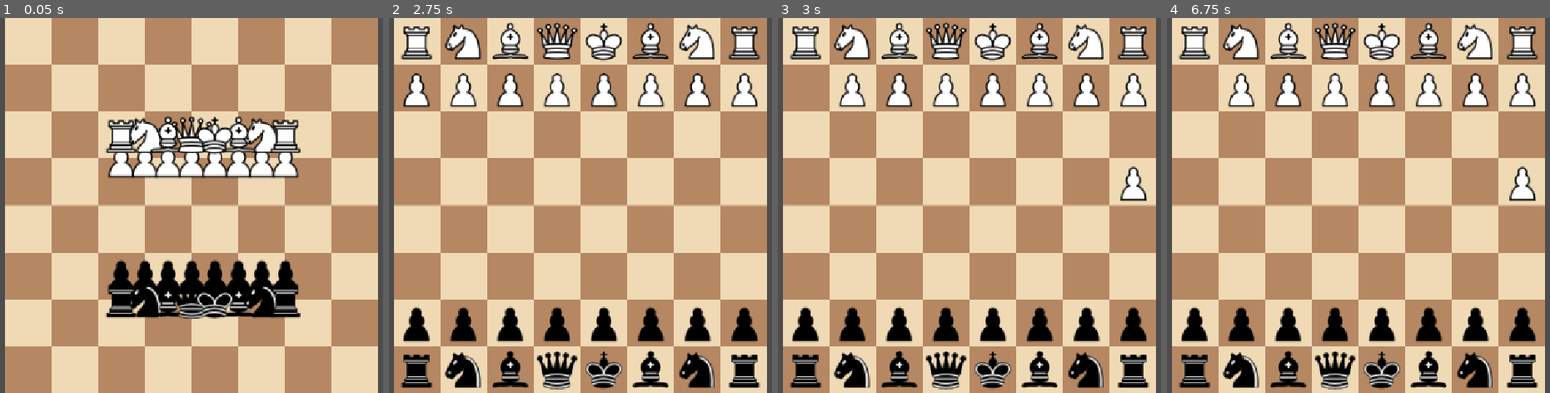
Above: before the commit, frames 1-4 (left to right).
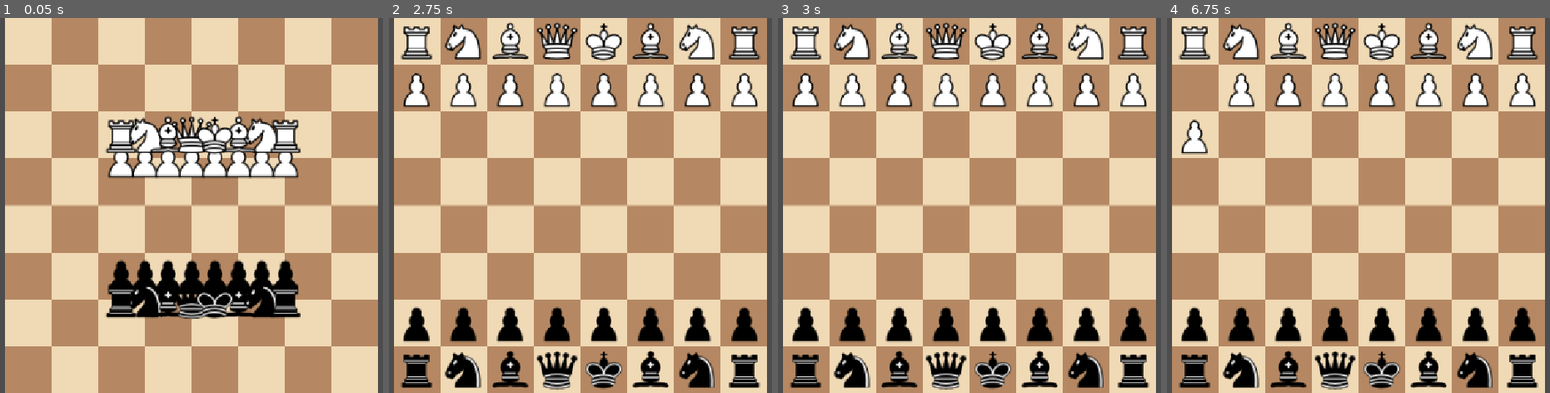
Above: after the commit, the same moments.

Repository: Australiaisfake7/Pozzo
Game: Godot game, scene res://Scenes/main.tscn
Two runs of this game, one before a commit and one after it. Both use one fixed random seed, a clock stepped at 60 frames per second and the inputs below.
Inputs (mouse positions are in pixels of both pictures, inside the frame that each line leads up to):
- Up to frame 1 (0.05 s): no input
- Up to frame 2 (2.75 s): click (415, 89) at 0.52 s; click (415, 89) at 1.27 s; click (415, 89) at 2.02 s
- Up to frame 3 (3 s): tap Enter at 2.75 s; move the mouse to (1115, 186) at 2.77 s
- Up to frame 4 (6.75 s): tap Space at 3.5, 5, 6.5 s; move the mouse to (1224, 224) at 3.52 s; tap Enter at 4.25, 5.75 s; move the mouse to (1423, 123) at 4.27 s; move the mouse to (1324, 280) at 5.02 s; move the mouse to (outside the picture) at 5.77 s; move the mouse to (outside the picture) at 6.52 s

Frames 1-2 are identical in both runs. In frame 3, 0.9% of the frame differs, in the area x 3-97%, y 14-49%; in frame 4, 0.9%, in the area x 3-97%, y 27-49%.

Commit message:
Added is_check function body, fixed ray calculation and various minor movement bugs

Diff:
--- a/Scripts/board.gd
+++ b/Scripts/board.gd
@@ -5,7 +5,7 @@
 var piece_scene : PackedScene = preload("res://Scenes/piece.tscn")
 var pieces : Array[Piece]
 
-var boards : PackedInt64Array = [65280, 66, 36, 129, 8, 16, 71776119061217280, 4755801206503243776, 2594073385365405696, 9295429630892703744, 576460752303423488, 1152921504606846976]
+var boards : PackedInt64Array = [65280, 66, 36, 129, 8, 16, 71776119061217280, 4755801206503243776, 2594073385365405696, -9151314442816847872, 576460752303423488, 1152921504606846976]
 
 var is_white_turn : bool = true
 
@@ -34,7 +34,6 @@
 	move_piece.connect(piece._on_move_piece)
 	delete_piece.connect(piece._on_delete_piece)
 
-	piece.board_pos = pos
 	piece.piece_type = piece_type
 	piece.move_to(pos)
 
@@ -56,7 +55,7 @@
 	pass
 
 func _on_placed(pos : Vector2, last_pos : Vector2, piece_type : int, piece : Piece) -> void:
-	pos.clamp(grid_pos_to_board_pos(0), grid_pos_to_board_pos(63))
+	pos = pos.clamp(grid_pos_to_board_pos(0), grid_pos_to_board_pos(63))
 
 	var move : Move = Move.new(board_pos_to_grid_pos(last_pos), board_pos_to_grid_pos(pos), piece_type)
 	if ChessEngine.is_move_legal(move, boards, is_white_turn):
@@ -77,7 +76,7 @@
 				58: # Black queenside
 					rook_from = 56
 					rook_to = 59
-			move_piece.emit([grid_pos_to_board_pos(rook_from), grid_pos_to_board_pos(rook_to)])
+			move_piece.emit(grid_pos_to_board_pos(rook_from), grid_pos_to_board_pos(rook_to))
 			if is_white_turn:
 				boards[3] ^= (1 << rook_from | 1 << rook_to)
 			else:
--- a/Scripts/chess_engine.gd
+++ b/Scripts/chess_engine.gd
@@ -1,13 +1,14 @@
 class_name ChessEngine
 
 static var rays : Array[Ray]
-enum RayType {ROOK, BISHOP, KNIGHT, INVALID}
 
 class Ray:
+	enum {ROOK, BISHOP, KNIGHT, INVALID}
+
 	var ray : int
-	var type : RayType
-
-	func _init(ray : int, type : RayType) -> void:
+	var type : int
+
+	func _init(ray : int, type : int) -> void:
 		self.ray = ray
 		self.type = type
 
@@ -18,7 +19,7 @@
 		var data : Array = file.get_var()
 		rays.clear()
 		for entry in data:
-			rays.append(Ray.new(entry[0], entry[1] as RayType))
+			rays.append(Ray.new(entry[0], entry[1]))
 	else:
 		push_error("Could not load rays.dat: " + str(FileAccess.get_open_error()))
 		return
@@ -29,29 +30,29 @@
 	var end_pos : Vector2i = Vector2i(move.end_pos % 8, move.end_pos / 8)
 
 	var diff : Vector2i = start_pos - end_pos
-	if diff == Vector2i.ZERO: return Ray.new(0, RayType.INVALID)
+	if diff == Vector2i.ZERO: return Ray.new(0, Ray.INVALID)
 
 	if abs(diff.x) == abs(diff.y):
 		# Is diagonal
 		var length : int = max(abs(diff.x), abs(diff.y))
-		for i in range(length - 2):
+		for i in range(length - 1):
 			var pos : Vector2i = end_pos + diff / length * (i + 1)
 			var grid_pos : int = pos.x + pos.y * 8
 			ray |= (1 << grid_pos)
-		return Ray.new(ray, RayType.BISHOP)
+		return Ray.new(ray, Ray.BISHOP)
 	elif (diff.x == 0) != (diff.y == 0):
 		# Is straight
 		var length : int = max(abs(diff.x), abs(diff.y))
-		for i in range(length - 2):
+		for i in range(length - 1):
 			var pos : Vector2i = end_pos + diff / length * (i + 1)
 			var grid_pos : int = pos.x + pos.y * 8
 			ray |= (1 << grid_pos)
-		return Ray.new(ray, RayType.ROOK)
+		return Ray.new(ray, Ray.ROOK)
 	elif abs(diff.x) == 1 && abs(diff.y) == 2 || abs(diff.x) == 2 && abs(diff.y) == 1:
 		# Is L shape
-		return Ray.new(ray, RayType.KNIGHT)
+		return Ray.new(ray, Ray.KNIGHT)
 	else:
-		return Ray.new(ray, RayType.INVALID)
+		return Ray.new(ray, Ray.INVALID)
 
 static func save_rays_in_file(path : String) -> void:
 	var rays : Array
@@ -73,39 +74,89 @@
 
 	return board >> pos & 1 == 1
 
-static func is_check(boards : PackedInt64Array) -> bool:
+static func is_check(boards : PackedInt64Array, is_white_turn : bool) -> bool:
+	var white_board : int = boards[0] | boards[1] | boards[2] | boards[3] | boards[4] | boards[5]
+	var black_board : int = boards[6] | boards[7] | boards[8] | boards[9] | boards[10] | boards[11]
+	var all_board : int = white_board | black_board
+
+	# Index shift to current side's boards
+	# Use 6 - offset to get opponents boards
+	var black_offset : int = 0 if is_white_turn else 6
+
+	var king_pos : int = 0
+	for i in range(64):
+		if (boards[5 + black_offset] >> i) & 1 == 1:
+			king_pos = i
+			break
+	for i in range(64):
+		var ray : Ray = rays[king_pos * 64 + i]
+
+		# Check if movement from square is valid and if there is an attacking piece
+		if ray.type == Ray.INVALID:
+			continue
+		if ray.type == Ray.KNIGHT:
+			if (boards[1 + 6 - black_offset] >> i) & 1 == 1:
+				return true
+			continue
+		if ray.type == Ray.ROOK:
+			if ((boards[3 + 6 - black_offset] >> i) & 1 == 1 && (ray.ray & all_board) == 0) || ((boards[4 + 6 - black_offset] >> i) & 1 == 1 && (ray.ray & all_board) == 0) || ((boards[5 + 6 - black_offset] >> i) & 1 == 1 && ray.ray == 0):
+				return true
+			continue
+		if ray.type == Ray.BISHOP:
+			if ((boards[2 + 6 - black_offset] >> i) & 1 == 1 && (ray.ray & all_board) == 0) || ((boards[4 + 6 - black_offset] >> i) & 1 == 1 && (ray.ray & all_board) == 0) || ((boards[5 + 6 - black_offset] >> i) & 1 == 1 && ray.ray == 0):
+				return true
+			continue
+
+	# Check attacking pawns# Types 0–5 are white pieces
+	var king_file : int = king_pos % 8
+	var king_rank : int = king_pos / 8
+
+	var direction : int = 1 if is_white_turn else -1
+
+	var offset_rank : int = king_rank + direction
+
+	if offset_rank >= 0 && offset_rank < 8:
+		for offset in [-1, 1]:
+			var offset_file = king_file + offset
+
+			if offset_file < 0 || offset_file > 7:
+				continue
+
+			if boards[6 - black_offset] >> (offset_file + offset_rank * 8) & 1 == 1:
+				return true
+
 	return false
 
-static func does_move_cause_check(move : Move, boards : PackedInt64Array):
-		# Check if new board is legal
-		var new_boards : PackedInt64Array = boards.duplicate()
-		for i in range(12):
-			new_boards[i] &= ~(1 << move.end_pos)
-		new_boards[move.type] ^= 1 << move.start_pos | 1 << move.end_pos
-		return is_check(new_boards)
+static func does_move_cause_check(move : Move, boards : PackedInt64Array, is_white_turn : bool):
+	# Check if new board is legal
+	var new_boards : PackedInt64Array = boards.duplicate()
+	for i in range(12):
+		new_boards[i] &= ~(1 << move.end_pos)
+	new_boards[move.type] ^= 1 << move.start_pos | 1 << move.end_pos
+	return is_check(new_boards, is_white_turn)
 
 static func is_pawn_move_legal(move : Move, boards : PackedInt64Array, is_white : bool):
-		var direction : int = 1 if is_white else -1
-		var start_rank : int = move.start_pos / 8
-		var end_rank : int = move.end_pos / 8
-		var start_file : int = move.start_pos % 8
-		var end_file : int = move.end_pos % 8
-		var rank_diff : int = (end_rank - start_rank) * direction
-		var file_diff : int = abs(end_file - start_file)
-
-		if rank_diff == 1:
-			if file_diff == 0 && !is_occupied(move.end_pos, boards, true, true):
-				return true
-			elif file_diff == 1:
-				return is_occupied(move.end_pos, boards, !is_white, is_white)
-			else:
-				return false
-		elif rank_diff == 2 && start_rank == (1 if is_white else 6) && !is_occupied(move.start_pos + 8 * direction, boards, true, true) && !is_occupied(move.end_pos, boards, true, true):
+	var direction : int = 1 if is_white else -1
+	var start_rank : int = move.start_pos / 8
+	var end_rank : int = move.end_pos / 8
+	var start_file : int = move.start_pos % 8
+	var end_file : int = move.end_pos % 8
+	var rank_diff : int = (end_rank - start_rank) * direction
+	var file_diff : int = abs(end_file - start_file)
+
+	if rank_diff == 1:
+		if file_diff == 0 && !is_occupied(move.end_pos, boards, true, true):
 			return true
+		elif file_diff == 1:
+			return is_occupied(move.end_pos, boards, !is_white, is_white)
 		else:
 			return false
-
-static func is_castle_move_legal(move : Move, boards : PackedInt64Array, can_castle_kingside : bool, can_castle_queenside : bool, is_white : bool) -> bool:
+	elif rank_diff == 2 && file_diff == 0 && start_rank == (1 if is_white else 6) && !is_occupied(move.start_pos + 8 * direction, boards, true, true) && !is_occupied(move.end_pos, boards, true, true):
+		return true
+	else:
+		return false
+
+static func is_castle_move_legal(move : Move, boards : PackedInt64Array, can_castle_kingside : bool, can_castle_queenside : bool, is_white : bool, is_white_turn) -> bool:
 	var vec_diff : Vector2i = move.vec_difference()
 
 	if vec_diff == Vector2i(2, 0):
@@ -116,17 +167,17 @@
 		if is_occupied(move.start_pos + 1, boards, true, true) || is_occupied(move.end_pos, boards, true, true):
 			return false
 
-		if is_check(boards) || does_move_cause_check(Move.new(move.start_pos, move.start_pos + 1, 5 if is_white else 11), boards) || does_move_cause_check(Move.new(move.start_pos, move.end_pos, 5 if is_white else 11), boards):
+		if is_check(boards, is_white_turn) || does_move_cause_check(Move.new(move.start_pos, move.start_pos + 1, 5 if is_white else 11), boards, is_white_turn) || does_move_cause_check(Move.new(move.start_pos, move.end_pos, 5 if is_white else 11), boards, is_white_turn):
 			return false
 	elif vec_diff == Vector2i(-2, 0):
 		# Castled queenside
 		if !can_castle_queenside:
 			return false
 
-		if is_occupied(move.start_pos + 1, boards, true, true) || is_occupied(move.end_pos, boards, true, true) || is_occupied(move.end_pos + 1, boards, true, true):
-			return false
-
-		if is_check(boards) || does_move_cause_check(Move.new(move.start_pos, move.start_pos + 1, 5 if is_white else 11), boards) || does_move_cause_check(Move.new(move.start_pos, move.end_pos, 5 if is_white else 11), boards):
+		if is_occupied(move.end_pos - 1, boards, true, true) || is_occupied(move.end_pos, boards, true, true) || is_occupied(move.end_pos + 1, boards, true, true):
+			return false
+
+		if is_check(boards, is_white_turn) || does_move_cause_check(Move.new(move.start_pos, move.start_pos - 1, 5 if is_white else 11), boards, is_white_turn) || does_move_cause_check(Move.new(move.start_pos, move.end_pos, 5 if is_white else 11), boards, is_white_turn):
 			return false
 	else:
 		return false
@@ -146,6 +197,7 @@
 		print("REJECTED: same square")
 		return false
 
+	# Types 0–5 are white pieces
 	var is_white : bool = true if move.type <= 5 else false
 
 	if is_white != is_white_turn:
@@ -161,24 +213,33 @@
 
 	if move.type == 0 || move.type == 6:
 		# Is pawn move
-		if is_pawn_move_legal(move, boards, is_white) && !does_move_cause_check(move, boards):
+		if is_pawn_move_legal(move, boards, is_white):
+			if does_move_cause_check(move, boards, is_white_turn):
+				print("REJECTED: move leaves king in check")
+				return false
 			return true
 		else:
+			print("REJECTED: illegal pawn move")
 			return false
 
 	var ray : Ray = rays[move.start_pos * 64 + move.end_pos]
 
-	if ray.type == RayType.INVALID:
+	if ray.type == Ray.INVALID:
 		print("REJECTED: invalid ray between %d and %d" % [move.start_pos, move.end_pos])
 		return false
 
-	if ray.type == RayType.KNIGHT:
+	if ray.type == Ray.KNIGHT:
 		if move.type != 1 && move.type != 7:
-			return false
-		return !does_move_cause_check(move, boards)
-
-	if ray.type == RayType.ROOK:
+			print("REJECTED: piece cannot make knight move")
+			return false
+		if does_move_cause_check(move, boards, is_white_turn):
+			print("REJECTED: move leaves king in check")
+			return false
+		return true
+
+	if ray.type == Ray.ROOK:
 		if move.type != 3 && move.type != 9 && move.type != 4 && move.type != 10 && move.type != 5 && move.type != 11:
+			print("REJECTED: piece cannot make rook move")
 			return false
 
 		# Check for blocking piece
@@ -188,25 +249,37 @@
 
 		if (move.type == 5 || move.type == 11):
 			if is_move_castle(move):
-				return is_castle_move_legal(move, boards, true, true, is_white)
-			return move.tile_length() == 1 && !does_move_cause_check(move, boards)
-
-		return !does_move_cause_check(move, boards)
-
-	if ray.type == RayType.BISHOP:
+				return is_castle_move_legal(move, boards, true, true, is_white, is_white_turn)
+			return move.tile_length() == 1 && !does_move_cause_check(move, boards, is_white_turn)
+
+		if does_move_cause_check(move, boards, is_white_turn):
+			print("REJECTED: move leaves king in check")
+			return false
+		return true
+
+	if ray.type == Ray.BISHOP:
 		if move.type != 2 && move.type != 8 && move.type != 4 && move.type != 10 && move.type != 5 && move.type != 11:
+			print("REJECTED: piece cannot make bishop move")
 			return false
 
 		# Check for blocking piece
 		if ray.ray & (white_board | black_board) != 0:
+			print("REJECTED: ray is blocked. Blocking mask: %d" % [ray.ray & (white_board | black_board)])
 			return false
 
 		if (move.type == 5 || move.type == 11):
 			if move.tile_length() == 1:
-				return !does_move_cause_check(move, boards)
-			return false
-
-		return !does_move_cause_check(move, boards)
+				if does_move_cause_check(move, boards, is_white_turn):
+					print("REJECTED: move leaves king in check")
+					return false
+				return true
+			print("REJECTED: king cannot move more than 1 tile")
+			return false
+
+		if does_move_cause_check(move, boards, is_white_turn):
+			print("REJECTED: move leaves king in check")
+			return false
+		return true
 
 	return false
 
--- a/Scripts/drag_piece.gd
+++ b/Scripts/drag_piece.gd
@@ -25,7 +25,7 @@
 		texture.global_position = get_global_mouse_position() - texture.size / 2.0
 
 func _on_move_piece(start_pos : Vector2, end_pos : Vector2) -> void:
-	if texture.position == start_pos:
+	if texture.position.is_equal_approx(start_pos):
 		move_to(end_pos)
 
 func _on_delete_piece(pos : Vector2) -> void:
@@ -33,5 +33,6 @@
 		texture.queue_free()
 
 func move_to(pos : Vector2) -> void:
+	board_pos = pos
 	var tween : Tween = create_tween()
 	tween.tween_property(texture, "position", pos, 0.1).set_trans(Tween.TRANS_QUAD)
Binary file removed: Resources/rays.dat
